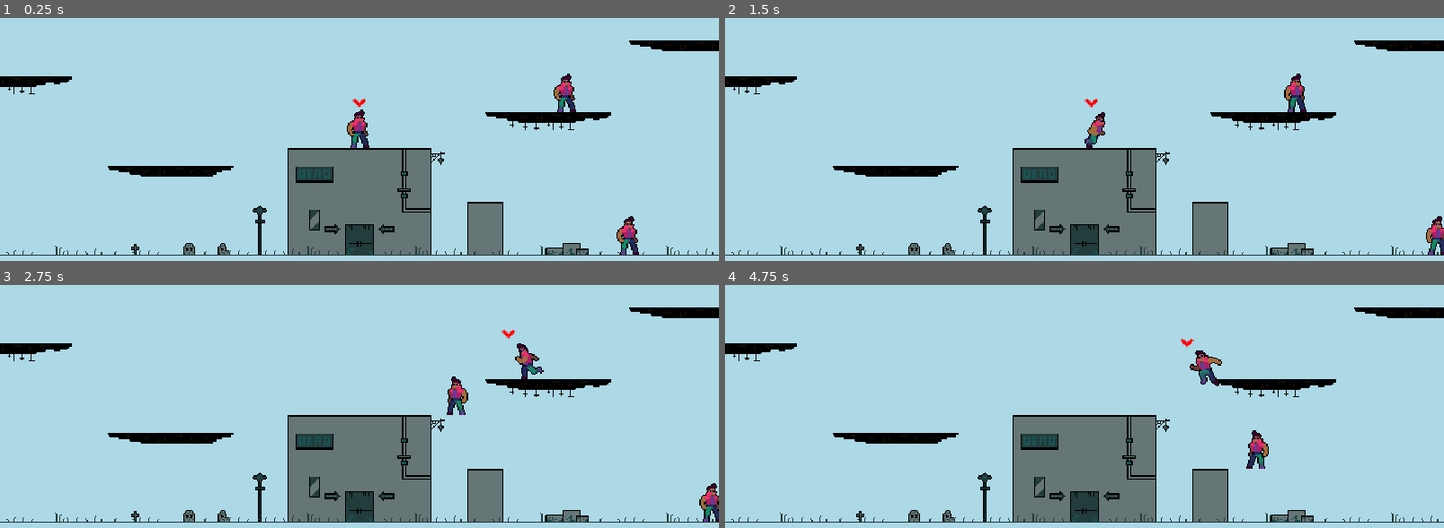
Above: before the commit, frames 1-4 (two rows, left to right).
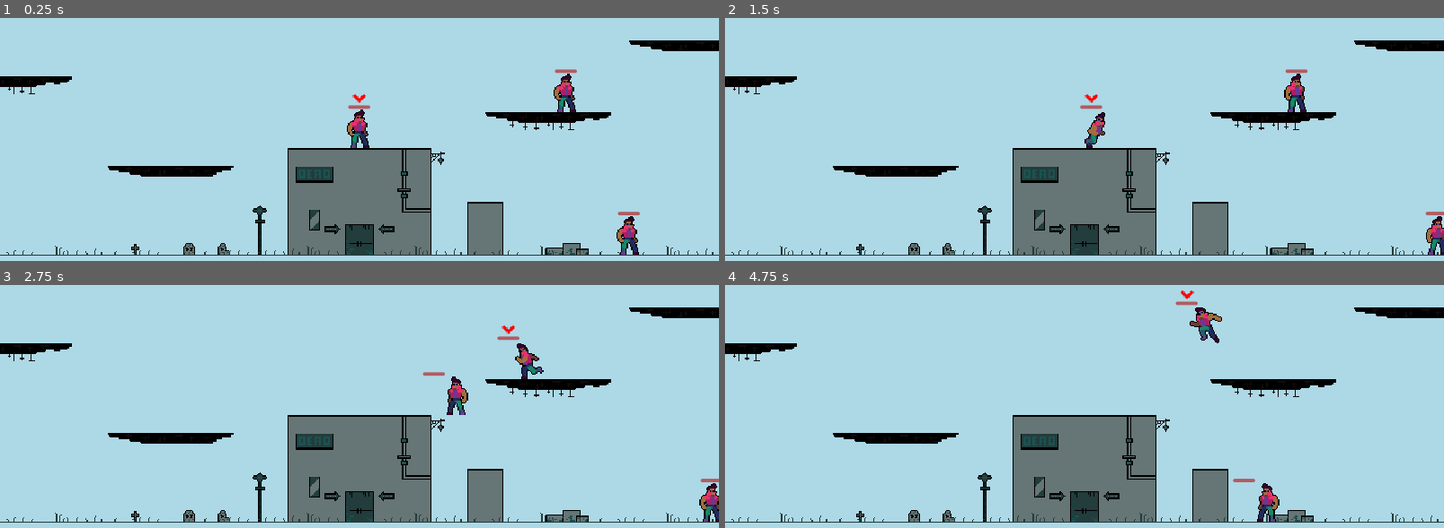
Above: after the commit, the same moments.

Repository: ericvennemeyer/taqueria-ultima
Game: Godot game, scene res://Scenes/world.tscn
The game is run twice, just before and just after one commit, with the same random seed, the same clock (stepped at 60 frames per second) and the same inputs.
Inputs:
- Up to frame 1 (0.25 s): no input
- Up to frame 2 (1.5 s): tap Enter (change_player) at 0.5, 0.6, 1.35 s; hold D (move_right) from 0.53 s (still down); tap Space (jump, bound only after the commit) at 0.77 s
- Up to frame 3 (2.75 s): tap Space (jump, bound only after the commit) at 1.52 s; release D (move_right) at 2.03 s; hold A (move_left) from 2.03 s (still down); tap Enter (change_player) at 2.1 s
- Up to frame 4 (4.75 s): release A (move_left) at 2.78 s; hold D (move_right) 2.78-4.28 s; tap Enter (change_player) at 2.85, 3.6, 4.35 s; tap Space (jump, bound only after the commit) at 3.02, 3.77, 4.52 s; hold A (move_left) from 4.28 s (still down)

The runs differ from the first frame. In frame 1, 0.2% of the frame differs, in the area x 48-89%, y 21-82%; in frame 2, 0.2%; in frame 3, 0.2%; in frame 4, 1.4%, in the area x 62-78%, y 2-98%.

Commit message:
Change key bindings to use space as jump and K as attack.

Diff:
--- a/Components/stats_component.gd
+++ b/Components/stats_component.gd
@@ -8,11 +8,11 @@
 		health = value
 
 		# Signal out that the health has changed
-		health_changed.emit()
+		health_changed.emit(health)
 
 		# Signal out when health is at 0
 		if health == 0: no_health.emit()
 
 # Create our signals for health
-signal health_changed() # Emit when the health value has changed
+signal health_changed(health) # Emit when the health value has changed
 signal no_health() # Emit when there is no health left
--- a/Scenes/player.tscn
+++ b/Scenes/player.tscn
@@ -6,6 +6,10 @@
 [ext_resource type="Texture2D" uid="uid://c5imrr0yd6nfh" path="res://Assets/Icons/Crosshairs/crosshair022.png" id="4_uucvv"]
 [ext_resource type="Texture2D" uid="uid://cam47bdmcs52v" path="res://Assets/Sprites/1 Biker/Biker_run.png" id="5_dasb8"]
 [ext_resource type="Texture2D" uid="uid://ckhoyssf0y8fx" path="res://Assets/Sprites/1 Biker/Biker_jump.png" id="5_eatjc"]
+[ext_resource type="Script" path="res://Components/stats_component.gd" id="7_3l0gb"]
+[ext_resource type="Script" path="res://Components/hurt_component.gd" id="8_2pxht"]
+[ext_resource type="Script" path="res://Components/hurtbox_component.gd" id="9_irjgc"]
+[ext_resource type="Script" path="res://Scripts/health_bar.gd" id="10_dl2uj"]
 
 [sub_resource type="RectangleShape2D" id="RectangleShape2D_5n2xv"]
 size = Vector2(16, 32)
@@ -126,6 +130,9 @@
 "speed": 10.0
 }]
 
+[sub_resource type="RectangleShape2D" id="RectangleShape2D_qxdjp"]
+size = Vector2(12, 27)
+
 [node name="Player" type="CharacterBody2D"]
 collision_layer = 2
 collision_mask = 5
@@ -155,10 +162,45 @@
 [node name="SelectionIndicatorSprite" type="Sprite2D" parent="."]
 visible = false
 modulate = Color(1, 0, 0, 1)
-position = Vector2(8.52651e-14, -40)
+position = Vector2(-8.52651e-14, -44)
 rotation = 3.14159
 texture = ExtResource("4_uucvv")
 
 [node name="CoyoteJumpTimer" type="Timer" parent="."]
-wait_time = 0.15
+wait_time = 0.05
 one_shot = true
+
+[node name="StatsComponent" type="Node" parent="."]
+script = ExtResource("7_3l0gb")
+health = 10
+
+[node name="HurtComponent" type="Node" parent="." node_paths=PackedStringArray("stats_component", "hurtbox_component")]
+script = ExtResource("8_2pxht")
+stats_component = NodePath("../StatsComponent")
+hurtbox_component = NodePath("../HurtboxComponent")
+
+[node name="HurtboxComponent" type="Area2D" parent="."]
+script = ExtResource("9_irjgc")
+
+[node name="CollisionShape2D" type="CollisionShape2D" parent="HurtboxComponent"]
+position = Vector2(0, -15.5)
+shape = SubResource("RectangleShape2D_qxdjp")
+
+[node name="HealthBar" type="ProgressBar" parent="." node_paths=PackedStringArray("stats_component")]
+modulate = Color(1, 0, 0, 1)
+anchors_preset = 15
+anchor_right = 1.0
+anchor_bottom = 1.0
+offset_left = -10.0
+offset_top = -38.0
+offset_right = 16.0
+offset_bottom = -34.0
+grow_horizontal = 2
+grow_vertical = 2
+scale = Vector2(0.75, 0.75)
+max_value = 10.0
+step = 1.0
+value = 5.0
+show_percentage = false
+script = ExtResource("10_dl2uj")
+stats_component = NodePath("../StatsComponent")
--- /dev/null
+++ b/Scripts/health_bar.gd
@@ -0,0 +1,12 @@
+extends ProgressBar
+
+@export var stats_component: StatsComponent
+
+func _ready() -> void:
+	max_value = stats_component.health
+	value = stats_component.health
+	stats_component.health_changed.connect(update_health_display.bind(1))
+
+
+func update_health_display(new_health):
+	value = new_health
--- a/project.godot
+++ b/project.godot
@@ -39,20 +39,17 @@
 }
 jump={
 "deadzone": 0.5,
-"events": [Object(InputEventKey,"resource_local_to_scene":fa …(140 unchanged characters)… d":false,"keycode":0,"physical_keycode":87,"key_label":0,"unicode":119,"location":0,"echo":false,"script":null)
-, Object(InputEventKey,"resource_local_to_scene":false,"resource_name":"","device":-1,"window_id":0,"alt_pressed":false,"shift_pressed":false,"ctrl_pressed":false,"meta_pressed":false,"pressed":false,"keycode":0,"physical_keycode":4194320,"key_label":0,"unicode":0,"location":0,"echo":false,"script":null)
+"events": [Object(InputEventKey,"resource_local_to_scene":fa …(140 unchanged characters)… d":false,"keycode":0,"physical_keycode":32,"key_label":0,"unicode":32,"location":0,"echo":false,"script":null)
 ]
 }
 attack={
 "deadzone": 0.5,
-"events": [Object(InputEventKey,"resource_local_to_scene":fa …(140 unchanged characters)… d":false,"keycode":0,"physical_keycode":32,"key_label":0,"unicode":32,"location":0,"echo":false,"script":null)
+"events": [Object(InputEventKey,"resource_local_to_scene":fa …(140 unchanged characters)… d":false,"keycode":0,"physical_keycode":75,"key_label":0,"unicode":107,"location":0,"echo":false,"script":null)
 ]
 }
 change_player={
 "deadzone": 0.5,
 "events": [Object(InputEventKey,"resource_local_to_scene":false,"resource_name":"","device":-1,"window_id":0,"alt_press …(195 unchanged characters)…
-, Object(InputEventKey,"resource_local_to_scene":false,"resource_name":"","device":-1,"window_id":0,"alt_pressed":false,"shift_pressed":false,"ctrl_pressed":false,"meta_pressed":false,"pressed":false,"keycode":0,"physical_keycode":83,"key_label":0,"unicode":115,"location":0,"echo":false,"script":null)
-, Object(InputEventKey,"resource_local_to_scene":false,"resource_name":"","device":-1,"window_id":0,"alt_pressed":false,"shift_pressed":false,"ctrl_pressed":false,"meta_pressed":false,"pressed":false,"keycode":0,"physical_keycode":4194322,"key_label":0,"unicode":0,"location":0,"echo":false,"script":null)
 ]
 }
 
Not shown: 1 places in Scenes/player.tscn that only renumber resources
